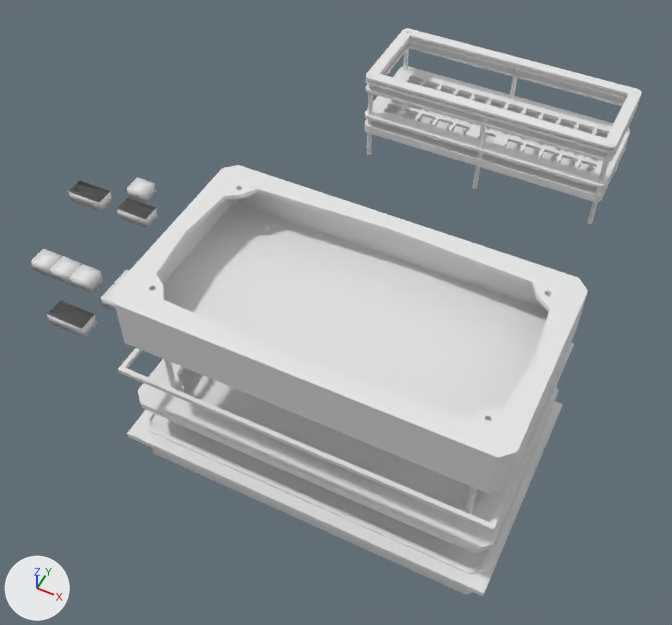
The Blender file arcade_box/blank_arcadebox.blend, before and after one commit.
One viewpoint serves both versions: a 50 mm camera at (205.0, -433.0, 591.0) aimed at (-56.0, 89.0, -61.0). The axes (+X, +Y, +Z) are drawn at lower left. The lights are the same throughout.
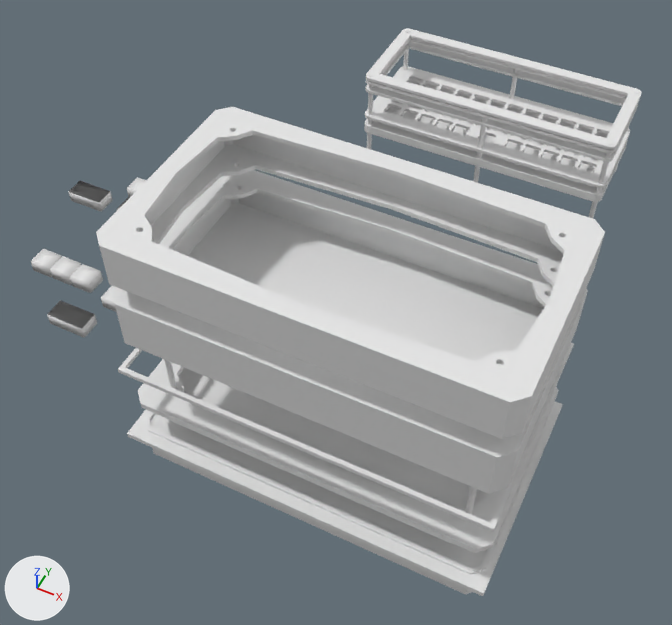
Where the change shows, as pixel boxes (x1, y1, x2, y2) in the pictures (672 x 625 px):
'Cube.007', added: after (96, 107, 605, 439)

The change, as a list of edits to the scene's bpy script:
```text
Add me_cube_001:
    me_cube_001.from_pydata(...)  # 950 vertices, 795 faces; spans x -2844.0..2844.0, y -1600.0..1600.0, z 906.0..1600.0
Add ob_cube_007:
    ob_cube_007 = bpy.data.objects.new('Cube.007', me_cube_001)
    ob_cube_007.location = (0.0, 0.0, 50.0)
    ob_cube_007.scale = (0.0563, 0.0563, 0.0563)
```
